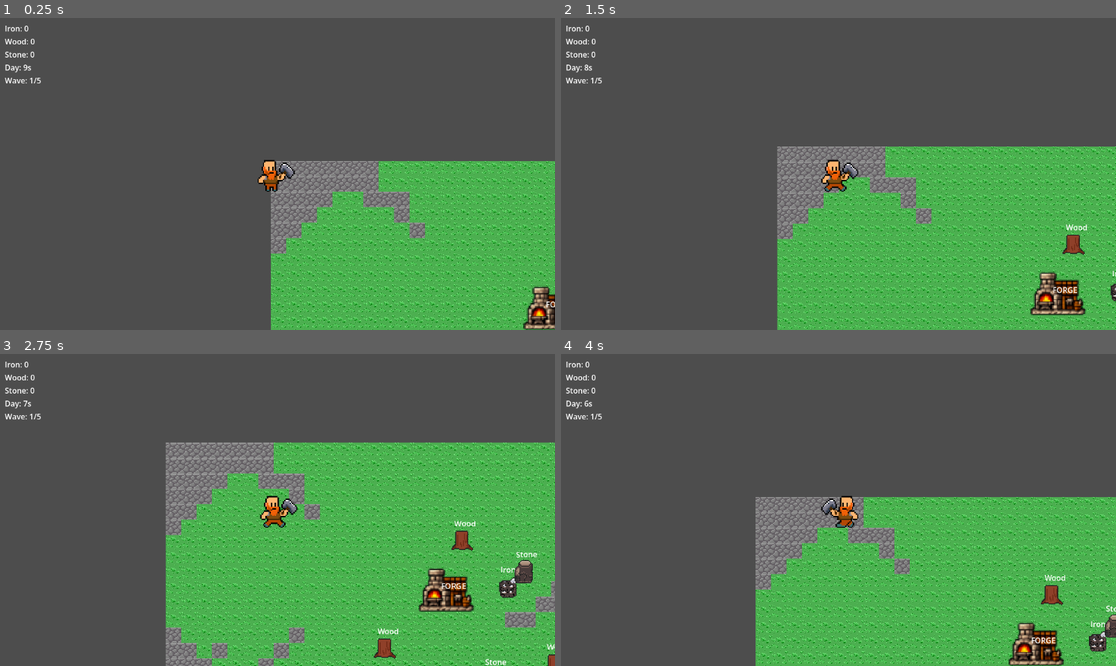
Above: before the commit, frames 1-4 (two rows, left to right).
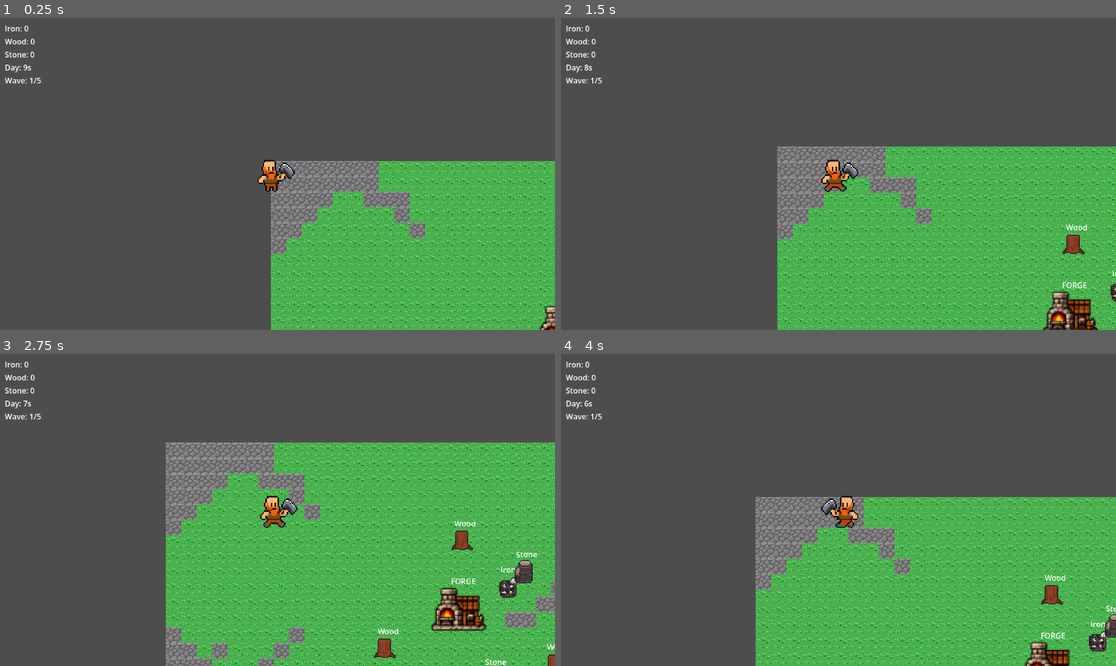
Above: after the commit, the same moments.

Repository: ntoonie/forge-and-survive
Game: Godot game, scene res://scenes/Main.tscn
Same seed, same stepped clock (60 frames per second), same inputs: the game is played once before the commit and once after it.
Inputs (mouse positions are in pixels of both pictures, inside the frame that each line leads up to):
- Up to frame 1 (0.25 s): no input
- Up to frame 2 (1.5 s): move the mouse to (960, 158) at 0.52 s; hold D (move_right) 0.53-1.28 s; tap E (interact) at 0.6 s; move the mouse to (727, 189) at 1.27 s; hold S (move_down) from 1.28 s (still down); click (727, 189) at 1.35 s
- Up to frame 3 (2.75 s): move the mouse to (333, 441) at 2.02 s; release S (move_down) at 2.03 s; hold D (move_right) from 2.03 s (still down); tap 3 (select_spikes) at 2.1 s
- Up to frame 4 (4 s): move the mouse to (810, 572) at 2.77 s; release D (move_right) at 2.78 s; hold W (move_up) 2.78-3.53 s; tap 2 (select_tower) at 2.85 s; move the mouse to (1005, 556) at 3.52 s; hold A (move_left) from 3.53 s (still down); tap 1 (select_wall) at 3.6 s

The runs differ from the first frame. In frame 1, 0.6% of the frame differs, in the area x 94-100%, y 85-100%; in frame 2, 1.5%; in frame 3, 1.6%, in the area x 75-88%, y 68-89%; in frame 4, 1.1%.

Commit message:
Enemy persists, Centralized Attack Vector

Diff:
--- a/scenes/structures/forge.tscn
+++ b/scenes/structures/forge.tscn
@@ -3,28 +3,29 @@
 [ext_resource type="Script" uid="uid://ctol3dir2hu3p" path="res://scripts/systems/forge.gd" id="1_jvn1s"]
 [ext_resource type="Texture2D" uid="uid://clty4r4tpm7m1" path="res://assets/sprites/structure.png" id="2_struct"]
 
+[sub_resource type="RectangleShape2D" id="RectangleShape2D_gr7ai"]
+size = Vector2(76, 65)
+
 [sub_resource type="AtlasTexture" id="AtlasTexture_forge"]
 atlas = ExtResource("2_struct")
 region = Rect2(5, 8, 49, 39)
-
-[sub_resource type="RectangleShape2D" id="RectangleShape2D_gr7ai"]
-size = Vector2(32, 32)
 
 [node name="Forge" type="StaticBody2D" unique_id=1444986659]
 script = ExtResource("1_jvn1s")
 
 [node name="CollisionShape2D" type="CollisionShape2D" parent="." unique_id=1118413374]
+position = Vector2(116, 56)
 shape = SubResource("RectangleShape2D_gr7ai")
 
 [node name="Sprite2D" type="Sprite2D" parent="." unique_id=1871089187]
-position = Vector2(-8, -20)
+position = Vector2(118, 50)
 scale = Vector2(2.4, 2.4)
 texture = SubResource("AtlasTexture_forge")
 
 [node name="Label" type="Label" parent="." unique_id=592456089]
-offset_left = -20.0
-offset_top = -40.0
-offset_right = 32.0
-offset_bottom = 9.0
+offset_left = 100.0
+offset_top = -20.0
+offset_right = 152.0
+offset_bottom = 29.0
 text = "FORGE
 "
--- a/scenes/world/World.tscn
+++ b/scenes/world/World.tscn
@@ -459,7 +459,7 @@
 script = ExtResource("6_i1jm3")
 
 [node name="Forge" parent="." unique_id=1444986659 instance=ExtResource("7_252at")]
-position = Vector2(600, 330)
+position = Vector2(500, 300)
 
 [node name="DayNightOverlay" type="CanvasLayer" parent="." unique_id=1837764449]
 script = ExtResource("8_qh0kd")
--- a/scripts/Enemies/enemy_health.gd
+++ b/scripts/Enemies/enemy_health.gd
@@ -11,6 +11,10 @@
 # ── SA PATH ──────────────────────────────────────────
 var sa_path: PackedVector2Array = []
 var path_index: int = 0
+
+# ── ATTACK COOLDOWN ──────────────────────────────────
+var attack_cooldown: float = 0.0
+const ATTACK_INTERVAL: float = 2.0
 
 # ── ANGLE-SWEEP ESCAPE STATE ─────────────────────────
 # Persists across physics frames so each frame advances
@@ -61,8 +65,13 @@
 
 	# ── Check arrival at forge ────────────────────────
 	var forge_edge = _closest_forge_point(forge_pos)
+	if attack_cooldown > 0.0:
+		attack_cooldown -= _delta
+
 	if global_position.distance_to(forge_edge) <= ATTACK_RANGE:
-		_attack_forge(forge)
+		if attack_cooldown <= 0.0:
+			_attack_forge(forge)
+			attack_cooldown = ATTACK_INTERVAL
 		return
 
 	# ── Move toward current target (angle-sweep escape) ──────────
@@ -75,6 +84,7 @@
 		var motion: Vector2 = desired_dir * SPEED * _delta
 		var collision := move_and_collide(motion)
 		if collision:
+			_check_pile_attack(collision, forge)
 			# Hit something — start a fresh sweep from the desired dir
 			_sweep_dir         = desired_dir
 			_sweep_accumulated = 0.0
@@ -83,6 +93,8 @@
 			_sweep_accumulated += SWEEP_STEP_DEG
 			var sweep_motion: Vector2 = _sweep_dir * SPEED * _delta
 			var sweep_col    := move_and_collide(sweep_motion)
+			if sweep_col:
+				_check_pile_attack(sweep_col, forge)
 			if not sweep_col:
 				# First step already clear — but stay in sweep mode
 				# so next frame we exit cleanly only if still clear.
@@ -109,6 +121,8 @@
 
 		var sweep_motion: Vector2 = _sweep_dir * SPEED * _delta
 		var sweep_col    := move_and_collide(sweep_motion)
+		if sweep_col:
+			_check_pile_attack(sweep_col, forge)
 		if not sweep_col:
 			# Direction is clear — exit sweep mode, resume normal travel
 			_sweep_dir         = Vector2.ZERO
@@ -127,6 +141,18 @@
 		clamp(global_position.y, box_min.y, box_max.y)
 	)
 
+func _check_pile_attack(collision: KinematicCollision2D, forge: Node2D) -> void:
+	if not collision: return
+	var collider = collision.get_collider()
+	if not collider: return
+
+	var forge_pos = forge.global_position if forge else FORGE_POSITION
+	# If bumping into the forge, or into another enemy while close to the forge
+	if collider.is_in_group("forge") or (collider.is_in_group("enemy") and global_position.distance_to(forge_pos) < 150.0):
+		if attack_cooldown <= 0.0:
+			_attack_forge(forge)
+			attack_cooldown = ATTACK_INTERVAL
+
 func _update_sprite(direction: Vector2) -> void:
 	if anim:
 		if direction.x < 0:
@@ -142,7 +168,7 @@
 	if forge:
 		forge.take_damage(10)
 		print("Forge attacked! Health: ", forge.current_health)
-	queue_free()
+	# Removed queue_free() to keep enemy alive and attacking
 
 func take_damage(amount: int):
 	current_health -= amount
